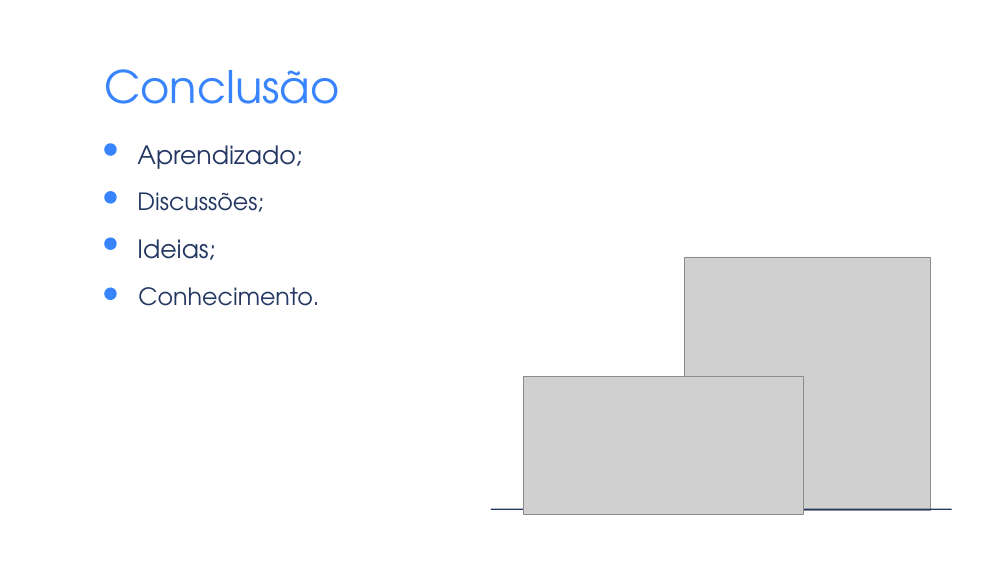
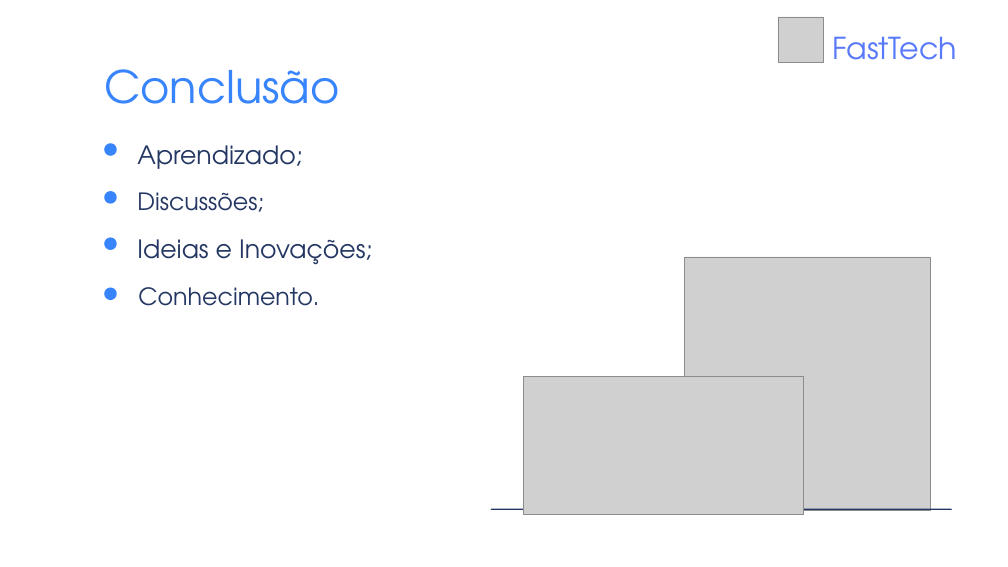
Before and after one commit to Grupo-1-adsa/Grupo-1-adsa, a slide deck: slide 11 of Documentação/PPT/FastTech.pptx (slide 12 before the commit). Drawn at 1008x567 pixels with LibreOffice and Linux fonts; fonts in the diff are those of the drawing; grey boxes stand for pictures. Boxes give left, top, right and bottom in pixels: in the first picture for what was removed or moved away, otherwise in the second. Text is boxed around its words. In the diff, an @@ line names an element or a change of style, - is before the commit and + after.

```diff
--- a/Documentação/PPT/FastTech.pptx
+++ b/Documentação/PPT/FastTech.pptx
@@ picture added at bbox=[778, 17, 824, 62] @@
@@ text added at bbox=[833, 36, 957, 60], 43.1 pt, text #5879FA @@
+FastTech
@@ text at bbox=[137, 239, 372, 265]: text changed @@
-Ideias;
+Ideias e Inovações;
```
Also in this commit, not shown: 5 other slides changed, 7 slides added, 7 slides removed.
